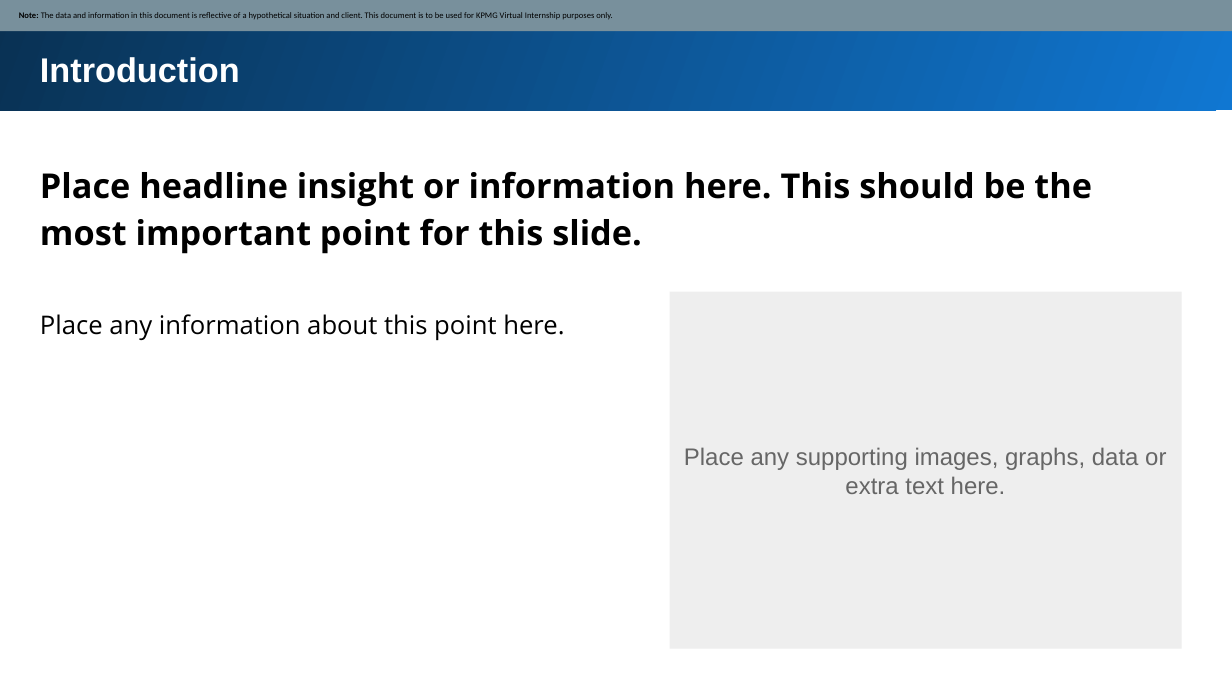
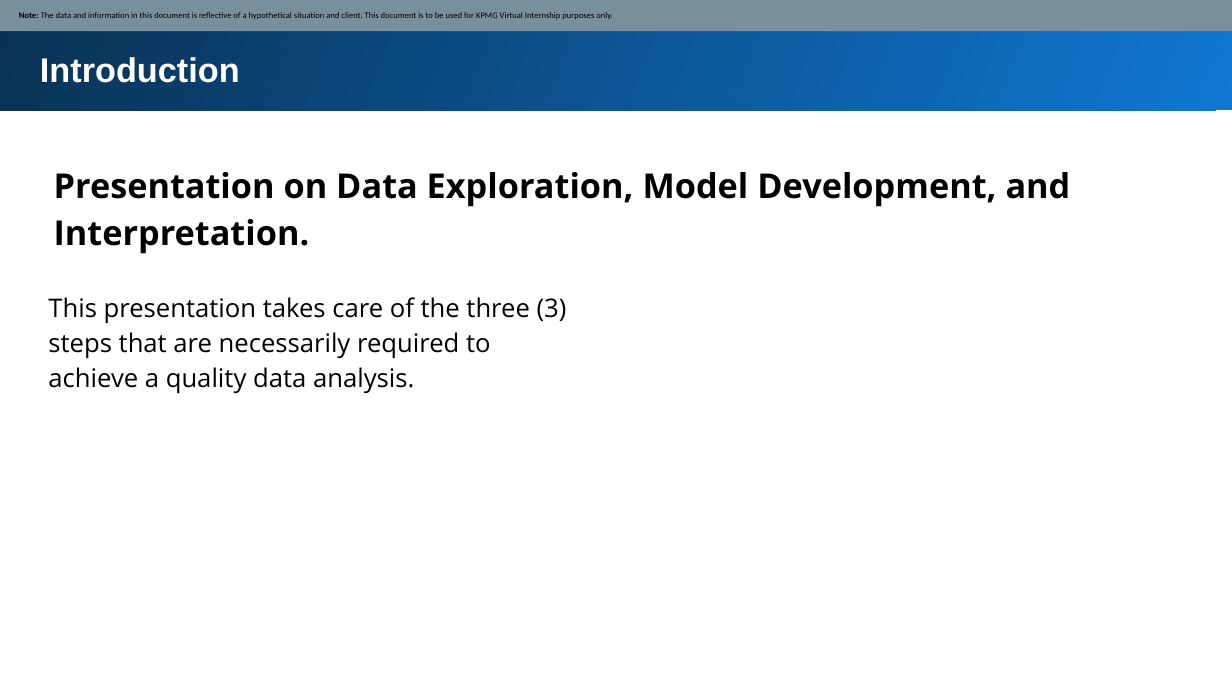
Before and after one commit to Mikingsley02/KPMG_Intern, a slide deck: slide 3 of Task_2/Module_2_Template_slide.pptx. Drawn at 1232x693 pixels with LibreOffice and Linux fonts; fonts in the diff are those of the drawing. Boxes give left, top, right and bottom in pixels: in the first picture for what was removed or moved away, otherwise in the second. Text is boxed around its words. In the diff, an @@ line names an element or a change of style, - is before the commit and + after.

```diff
--- a/Task_2/Module_2_Template_slide.pptx
+++ b/Task_2/Module_2_Template_slide.pptx
@@ text at [54, 172, 1071, 254]: text changed @@
-Place headline insight or information here. This should be the most important point for this slide.
+Presentation on Data Exploration, Model Development, and Interpretation.
@@ text at [48, 297, 567, 394]: text changed @@
-Place any information about this point here.
+This presentation takes care of the three (3) steps that are necessarily required to achieve a quality data analysis.
@@ rectangle removed at [670, 292, 1183, 649] @@
@@ text removed at [684, 447, 1166, 494] @@
-Place any supporting images, graphs, data or extra text here.
```
Also in this commit, not shown: 3 other slides changed, 6 other files.
